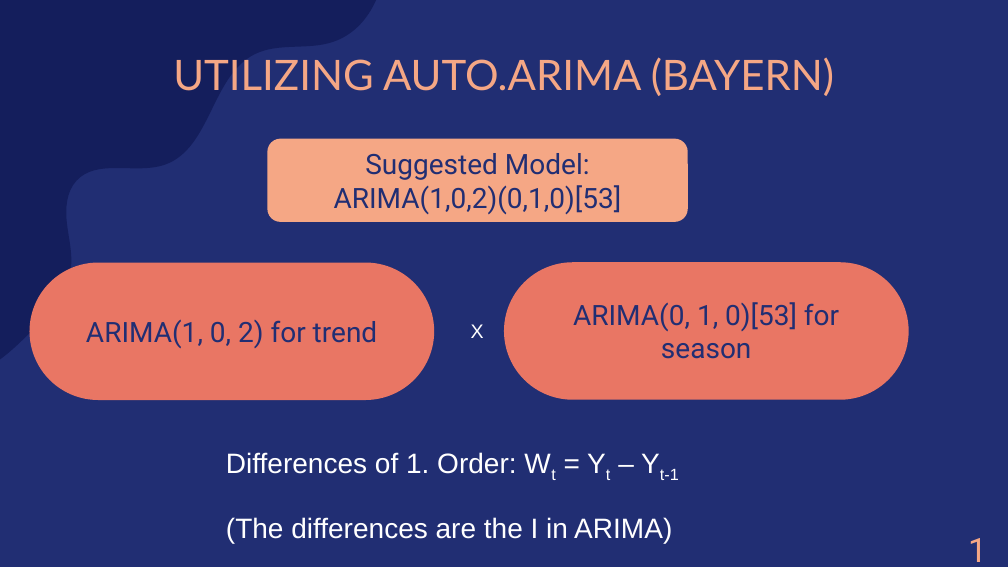
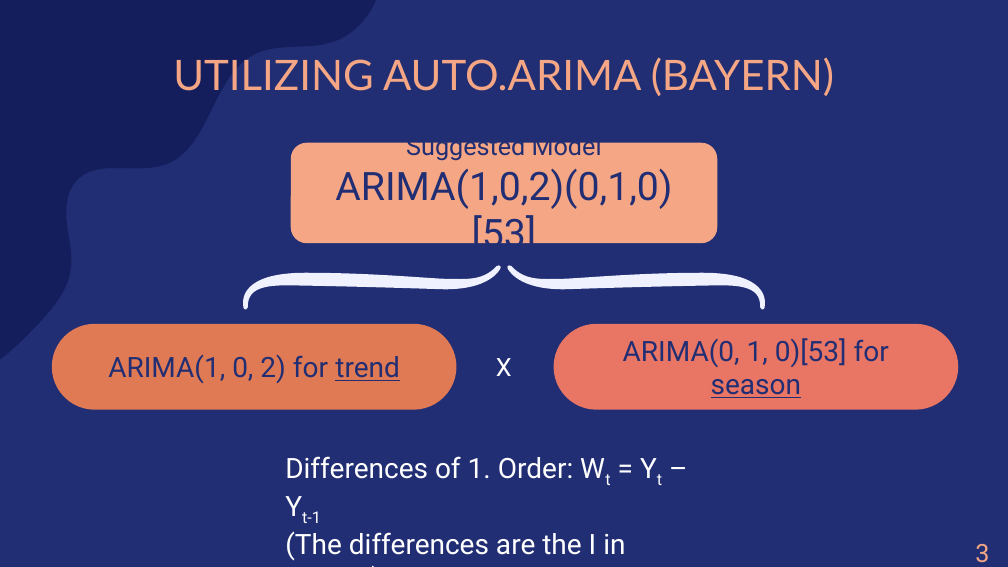
Before and after one commit to amarquard089/Covid19-Hospitalisierungsrate, a slide deck: slide 38 of Praesentation/COVID-19 Hospitalisierungsrate.pptx. Drawn at 1008x567 pixels with LibreOffice and Linux fonts; fonts in the diff are those of the drawing. Boxes give left, top, right and bottom in pixels: in the first picture for what was removed or moved away, otherwise in the second. Text is boxed around its words. In the diff, an @@ line names an element or a change of style, - is before the commit and + after.

```diff
--- a/Praesentation/COVID-19 Hospitalisierungsrate.pptx
+++ b/Praesentation/COVID-19 Hospitalisierungsrate.pptx
@@ rounded rectangle "Suggested Model": place and size @@
-rounded rectangle "Suggested Model" at <box>267,139,687,223</box>
+rounded rectangle "Suggested Model" at <box>290,143,717,244</box>
@@ text in rounded rectangle at <box>335,133,672,257</box>: text changed; size 20 to 28 pt @@
-Suggested Model: ARIMA(1,0,2)(0,1,0)[53]
+Suggested Model
+ARIMA(1,0,2)(0,1,0)[53]
@@ freeform shape added at <box>243,265,765,309</box>, fill #EFF1FF @@
@@ rounded rectangle "ARIMA(1, 0, 2) for trend": place and size @@
-rounded rectangle "ARIMA(1, 0, 2) for trend" at <box>29,262,434,399</box>
+rounded rectangle "ARIMA(1, 0, 2) for trend" at <box>51,324,457,409</box>
@@ rounded rectangle "ARIMA(1, 0, 2) for trend" at <box>51,324,457,409</box>: underline on in "trend"; fill #E97664 to #E07A54 @@
@@ rounded rectangle "ARIMA(0, 1, 0)[53] for season": place and size @@
-rounded rectangle "ARIMA(0, 1, 0)[53] for season" at <box>504,262,909,399</box>
+rounded rectangle "ARIMA(0, 1, 0)[53] for season" at <box>553,324,959,409</box>
@@ rounded rectangle "ARIMA(0, 1, 0)[53] for season" at <box>553,324,959,409</box>: underline on in "season" @@
@@ text "X": place and size @@
-text "X" at <box>471,324,484,338</box>
+text "X" at <box>496,358,512,376</box>
@@ text "X" at <box>496,358,512,376</box>: size 14 to 18 pt, font Arial to Roboto @@
@@ text "Differences of 1. Order: Wt ...": place and size @@
-text "Differences of 1. Order: Wt ..." at <box>226,452,679,480</box>
+text "Differences of 1. Order: Wt ..." at <box>285,456,625,560</box>
@@ text at <box>285,456,574,523</box>: font Arial to Roboto in "Differences of 1. Order: Wt = Yt ..." @@
@@ text removed at <box>226,517,672,543</box> @@
-(The differences are the I in ARIMA)
@@ text at <box>285,531,625,560</box>: paragraph added @@
+(The differences are the I in ARIMA)
@@ text removed at <box>959,524,1008,567</box> @@
-15
@@ text added at <box>966,532,1008,567</box>, 18 pt, text #F5A785 @@
+38
```
Also in this commit, not shown: 44 other slides changed, 3 slides added, 4 slides removed, 1 other file.
